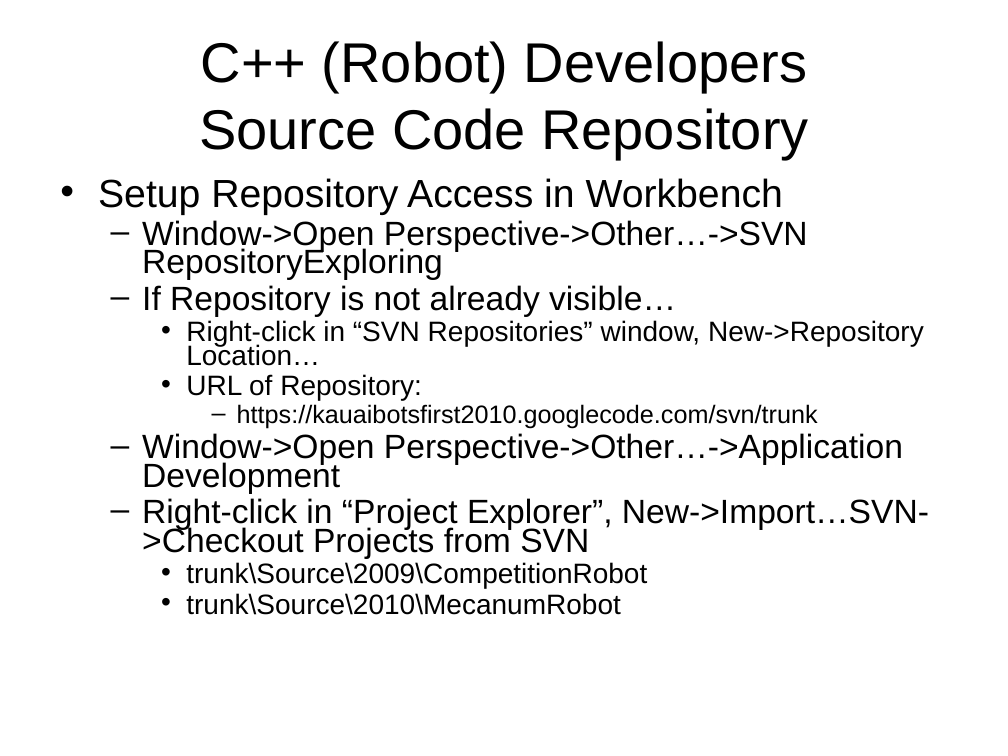
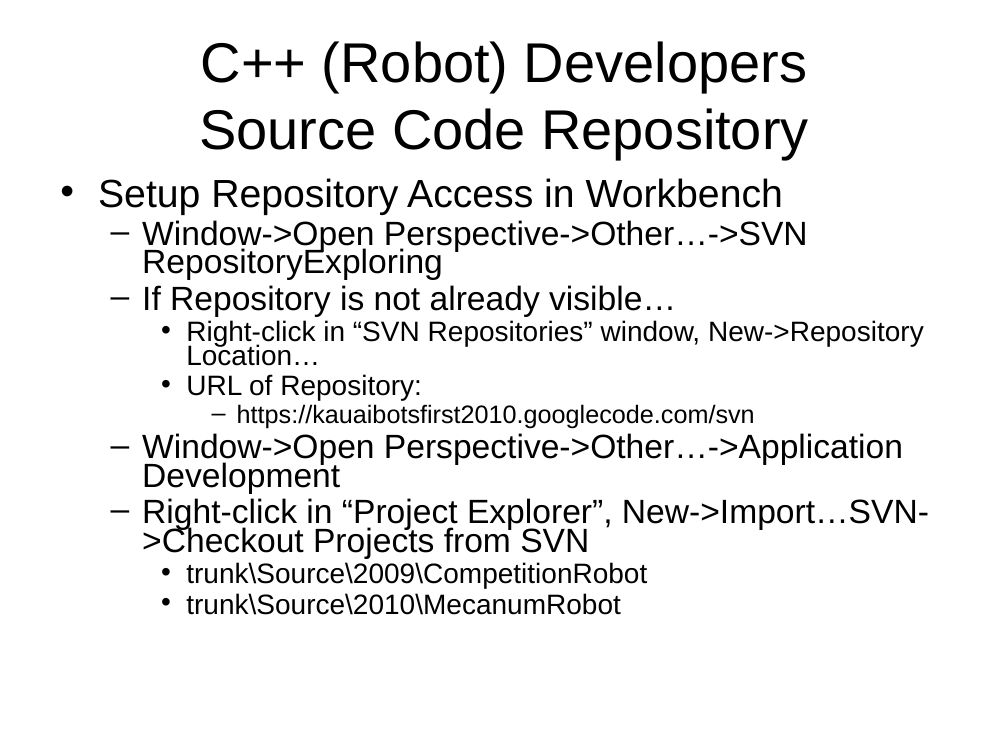
Before and after one commit to kauailabs/kauaibotsfirst2010, a slide deck: slide 5 of Documentation/Organization/DevSystemSetup.ppt. Drawn at 1008x756 pixels with LibreOffice and Linux fonts; fonts in the diff are those of the drawing. Boxes give left, top, right and bottom in pixels: in the first picture for what was removed or moved away, otherwise in the second. Text is boxed around its words. In the diff, an @@ line names an element or a change of style, - is before the commit and + after.

```diff
--- a/Documentation/Organization/DevSystemSetup.ppt
+++ b/Documentation/Organization/DevSystemSetup.ppt
@@ text at [237, 404, 755, 429]: text changed @@
-      – https://kauaibotsfirst2010.googlecode.com/svn/trunk
+      – https://kauaibotsfirst2010.googlecode.com/svn
```
Also in this commit, not shown: 5 other slides changed.
